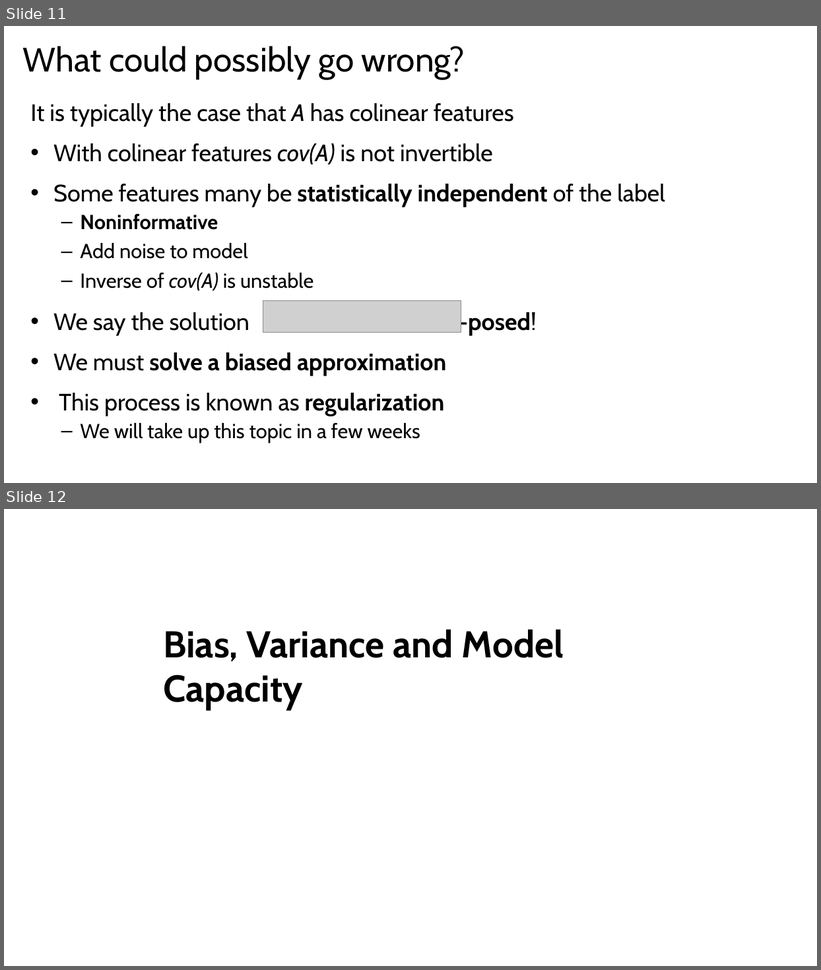
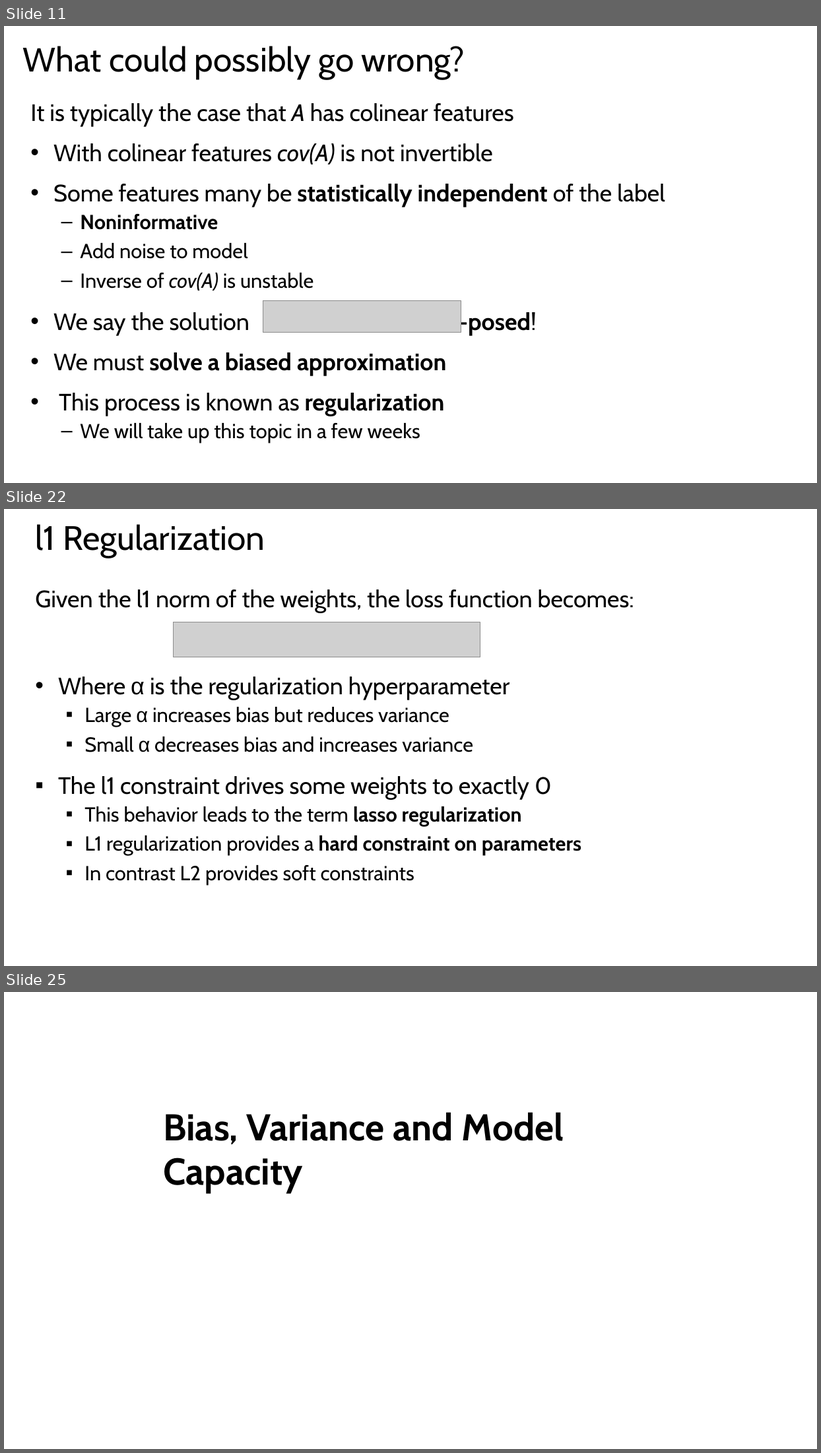
Before and after one commit to StephenElston/CSCI-E25, a slide deck: Slides/OldSlides/4_MachineLearningForCV.pptx. Shown one above the other, each under a label of ours: slides 11 and 12 before the commit, slides 11, 22 and 25 after it; the slides between them are not shown. The pictures are 821x970 and 821x1453 pixels, drawn with LibreOffice and Linux fonts; fonts in the diff are those of the drawing; grey boxes stand for pictures. Boxes give left, top, right and bottom in pixels: in the first picture for what was removed or moved away, otherwise in the second. Text is boxed around its words. In the diff, an @@ line names an element or a change of style, - is before the commit and + after.

```diff
--- a/Slides/OldSlides/4_MachineLearningForCV.pptx
+++ b/Slides/OldSlides/4_MachineLearningForCV.pptx
@@ slide 22 added at <box>4,509,817,966</box>, background #FFFFFF @@
@@ title added at <box>36,524,265,557</box>, 40 pt, text #000000 @@
+l1 Regularization
@@ text added at <box>35,590,634,613</box>, 28 pt, text #000000 @@
+Given the l1 norm of the weights, the loss function becomes:
@@ picture added at <box>174,622,481,657</box> @@
@@ text added at <box>58,677,582,885</box>, 24 pt, text #000000 @@
+• Where α is the regularization hyperparameter
+  ▪ Large α increases bias but reduces variance
+  ▪ Small α decreases bias and increases variance
+▪ The l1 constraint drives some weights to exactly 0
+  ▪ This behavior leads to the term lasso regularization
+  ▪ L1 regularization provides a hard constraint on parameters
+  ▪ In contrast L2 provides soft constraints
@@ what was slide 12 is now slide 25 @@
```
Also in this commit, not shown: 12 other slides added.
